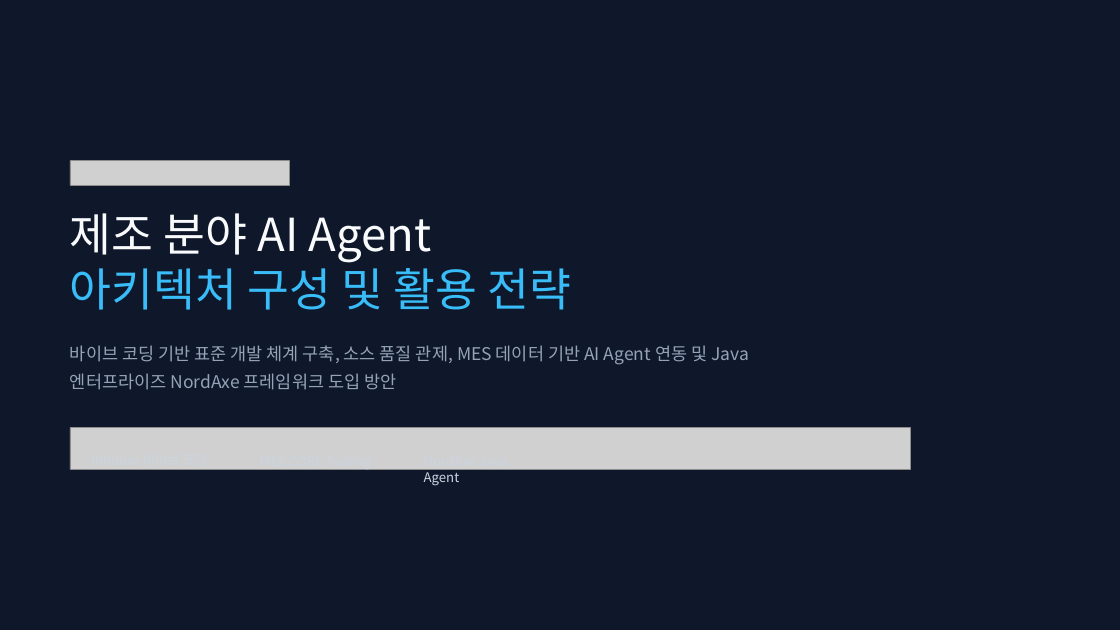
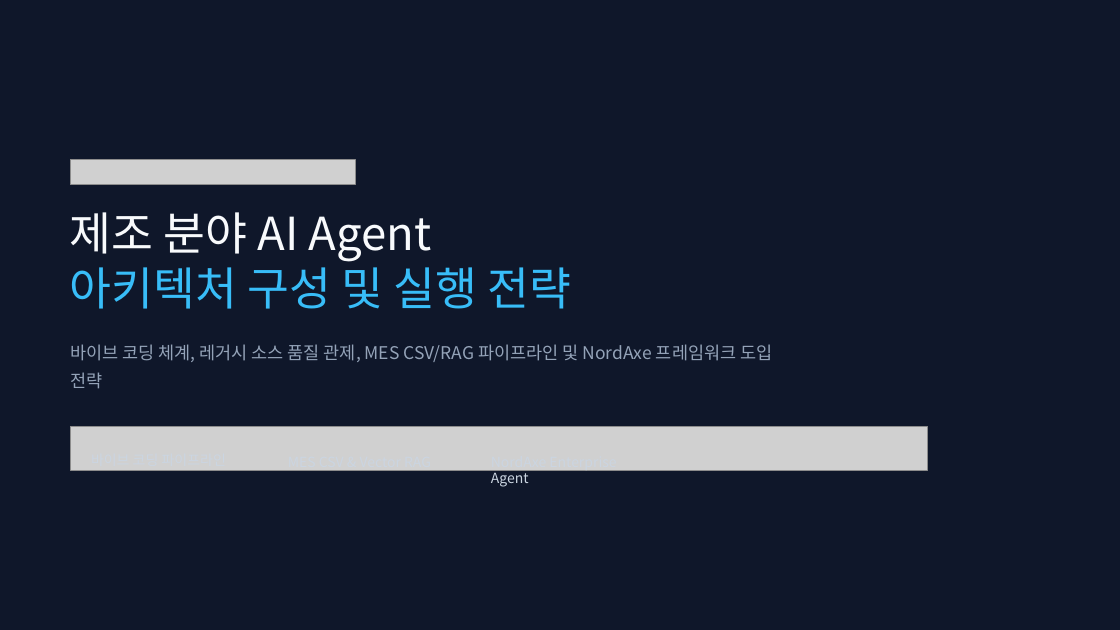
Before and after one commit to mordent/OpenProject, a slide deck: slide 1 of 제조 분야 AI Agent 아키텍처.pptx. Drawn at 1120x630 pixels with LibreOffice and Linux fonts; fonts in the diff are those of the drawing; grey boxes stand for pictures; background and template pictures are left out. Boxes give left, top, right and bottom in pixels: in the first picture for what was removed or moved away, otherwise in the second. Text is boxed around its words. In the diff, an @@ line names an element or a change of style, - is before the commit and + after.

```diff
--- a/제조 분야 AI Agent 아키텍처.pptx
+++ b/제조 분야 AI Agent 아키텍처.pptx
@@ picture: place and size @@
-picture at (70, 160, 289, 185)
+picture at (70, 160, 355, 184)
@@ text at (70, 212, 571, 309): text changed @@
-제조 분야 AI Agent
-아키텍처 구성 및 활용 전략
+제조 분야 AI Agent
+아키텍처 구성 및 실행 전략
@@ text at (70, 344, 772, 389): text changed @@
-바이브 코딩 기반 표준 개발 체계 구축, 소스 품질 관제, MES 데이터 기반 AI Agent 연동 및 Java 엔터프라이즈 NordAxe 프레임워크 도입 방안
+바이브 코딩 체계, 레거시 소스 품질 관제, MES CSV/RAG 파이프라인 및 NordAxe 프레임워크 도입 전략
@@ picture: place and size @@
-picture at (70, 428, 910, 470)
+picture at (70, 427, 928, 471)
@@ text at (91, 450, 226, 470): text changed; size 11.2 to 12 pt @@
-Inhouse 바이브 코딩
+바이브 코딩 파이프라인
@@ text at (491, 470, 616, 487): text changed; size 11.2 to 12 pt @@
-NordAxe Java Agent
+NordAxe Enterprise Agent
```
Also in this commit, not shown: 4 other slides changed, 8 slides added, 7 slides removed, 1 other file.
